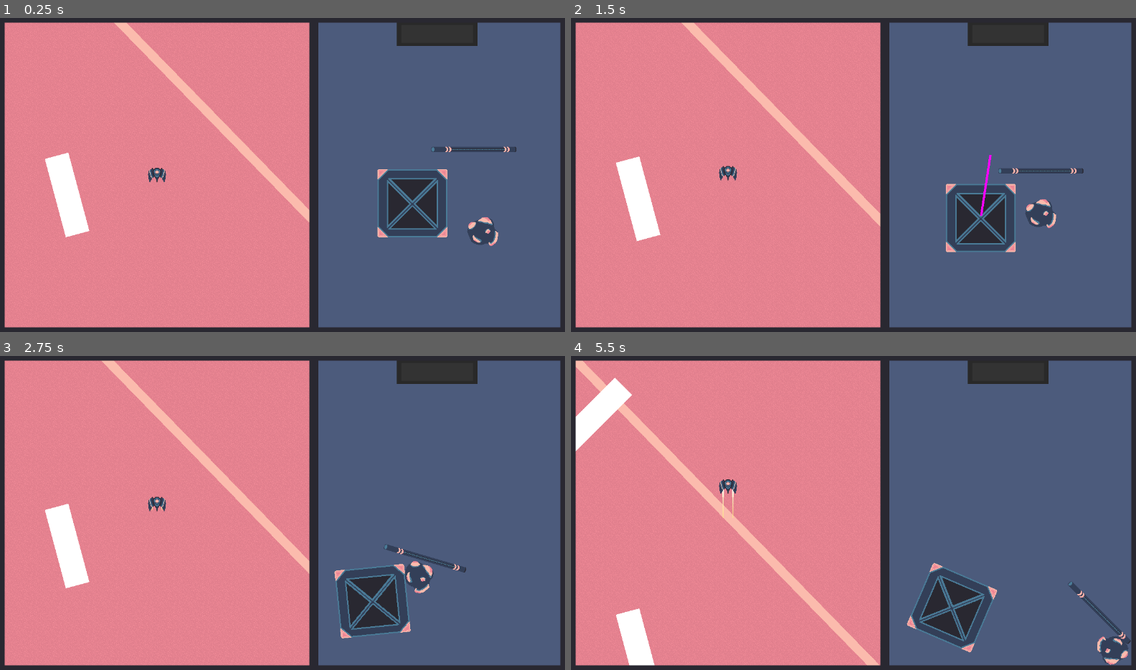
Above: before the commit, frames 1-4 (two rows, left to right).
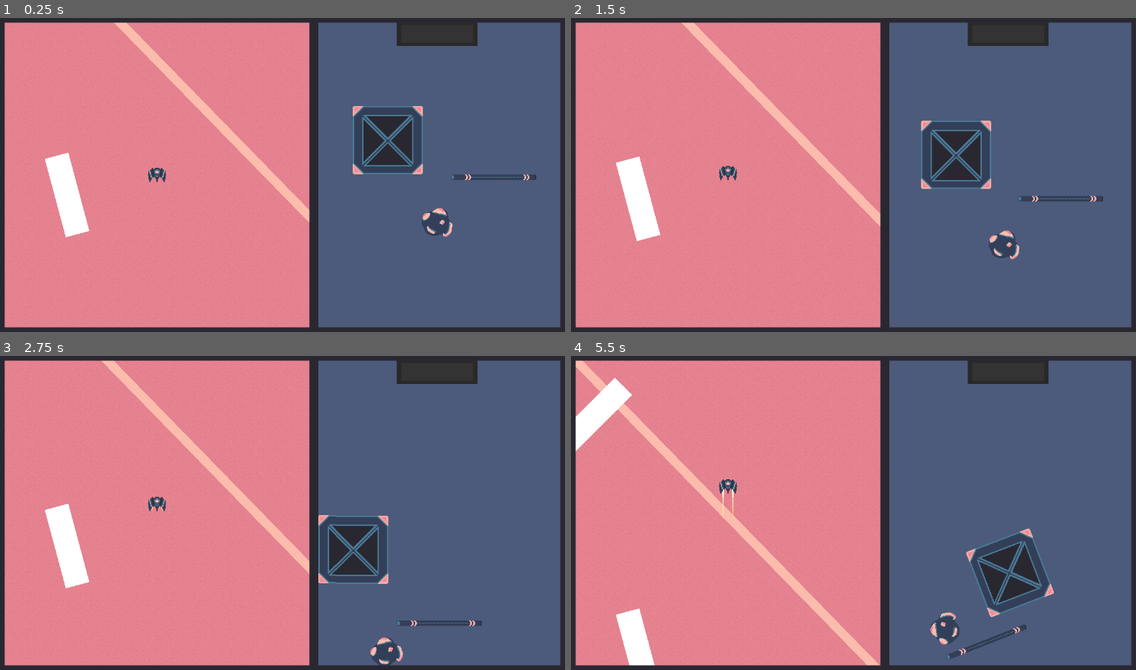
Above: after the commit, the same moments.

Repository: AstralStew/ProjectThornbury
Game: Godot game, scene res://Scenes/level.tscn
The game is run twice, just before and just after one commit, with the same random seed, the same clock (stepped at 60 frames per second) and the same inputs.
Inputs (mouse positions are in pixels of both pictures, inside the frame that each line leads up to):
- Up to frame 1 (0.25 s): no input
- Up to frame 2 (1.5 s): drag from (1051, 234) to (1006, 33) at 0.52 s; drag from (983, 215) to (1006, 33) at 1.27 s
- Up to frame 3 (2.75 s): move the mouse to (468, 509) at 2.02 s; hold D (MoveRight) from 2.03 s (still down); hold Shift (Boost) from 2.03 s (still down); click (468, 509) at 2.17 s
- Up to frame 4 (5.5 s): release D (MoveRight) at 2.75 s; release Shift (Boost) at 2.75 s; drag from (825, 578) to (1011, 513) at 2.77 s; move the mouse to (1023, 560) at 3.52 s; hold A (MoveLeft) 3.53-4.25 s; hold Shift (Boost) 3.53-4.25 s; drag from (684, 465) to (768, 431) at 4.27 s; move the mouse to (881, 513) at 5.02 s; hold S (MoveDown) from 5.03 s (still down); hold Shift (Boost) from 5.03 s (still down); click (881, 513) at 5.17 s

The runs differ from the first frame. In frame 1, 5.7% of the frame differs, in the area x 62-95%, y 28-73%; in frame 2, 5.7%, in the area x 61-95%, y 32-77%; in frame 3, 5.6%; in frame 4, 5.5%.

Commit message:
Pipe attempted fix 2

Diff:
--- a/Scenes/InventoryPrefabs/inventory.tscn
+++ b/Scenes/InventoryPrefabs/inventory.tscn
@@ -153,13 +153,13 @@
 [node name="ItemHolder" type="Node2D" parent="SubViewportContainer/SubViewport" unique_id=1815584380]
 position = Vector2(271, 340)
 
-[node name="ItemA" parent="SubViewportContainer/SubViewport/ItemHolder" unique_id=1291223074 instance=ExtResource("3_0n8tc")]
-position = Vector2(94, 120)
+[node name="ItemCrate" parent="SubViewportContainer/SubViewport/ItemHolder" unique_id=1291223074 instance=ExtResource("3_03ybr")]
+position = Vector2(-116, -80)
 
-[node name="ItemB" parent="SubViewportContainer/SubViewport/ItemHolder" unique_id=2084890799 instance=ExtResource("3_03ybr")]
-position = Vector2(-61, 61)
+[node name="ItemPipe" parent="SubViewportContainer/SubViewport/ItemHolder" unique_id=708575499 instance=ExtResource("4_aco8w")]
+position = Vector2(120, 2)
 
-[node name="ItemC" parent="SubViewportContainer/SubViewport/ItemHolder" unique_id=494169210 instance=ExtResource("4_aco8w")]
-position = Vector2(76, -60)
+[node name="ItemRock" parent="SubViewportContainer/SubViewport/ItemHolder" unique_id=600246382 instance=ExtResource("3_0n8tc")]
+position = Vector2(-8, 100)
 
 [connection signal="body_entered" from="SubViewportContainer/SubViewport/Chute" to="SubViewportContainer/SubViewport/Chute" method="_on_body_entered"]
--- a/Scenes/level.tscn
+++ b/Scenes/level.tscn
@@ -1,5 +1,6 @@
 [gd_scene format=3 uid="uid://jcnlsaxu7mak"]
 
+[ext_resource type="PackedScene" uid="uid://cbf7m3hmnto6d" path="res://Scenes/OutsidePrefabs/collectable_pipe.tscn" id="2_6phgx"]
 [ext_resource type="PackedScene" uid="uid://l0cg84jp4bre" path="res://Scenes/OutsidePrefabs/outside.tscn" id="2_81xng"]
 [ext_resource type="PackedScene" uid="uid://dfbi3x303ug65" path="res://Scenes/InventoryPrefabs/inventory.tscn" id="3_6phgx"]
 
@@ -45,6 +46,7 @@
 [node name="OutsideManager" parent="CanvasLayer/Control/MarginContainer/HBoxContainer" unique_id=1854772268 instance=ExtResource("2_81xng")]
 layout_mode = 2
 size_flags_stretch_ratio = 1.26
+collectable_pipe_prefab = ExtResource("2_6phgx")
 
 [node name="InventoryManager" parent="CanvasLayer/Control/MarginContainer/HBoxContainer" unique_id=1086248823 instance=ExtResource("3_6phgx")]
 layout_mode = 2
--- a/Scripts/Ship.gd
+++ b/Scripts/Ship.gd
@@ -46,9 +46,10 @@
 
 func _enter_tree() -> void:
 	instance = self
-#
-#func _ready() -> void:
-	#for _child:ShipTrail in find_children("","ShipTrail"):
+
+func _ready() -> void:
+	for _child:ShipTrail in find_children("","ShipTrail"):
+		trails.append(_child)
 
 func _physics_process(delta: float) -> void:
 	previous_speed = speed
@@ -80,6 +81,8 @@
 func lose_control() -> void:
 	has_control = false
 	modulate = Color.RED
+	#for _trail in trails:
+
 	$ShipsSheet/Trails.visible = false
 	await get_tree().create_timer(0.25).timeout
 	$ShipsSheet/Trails.visible = true
